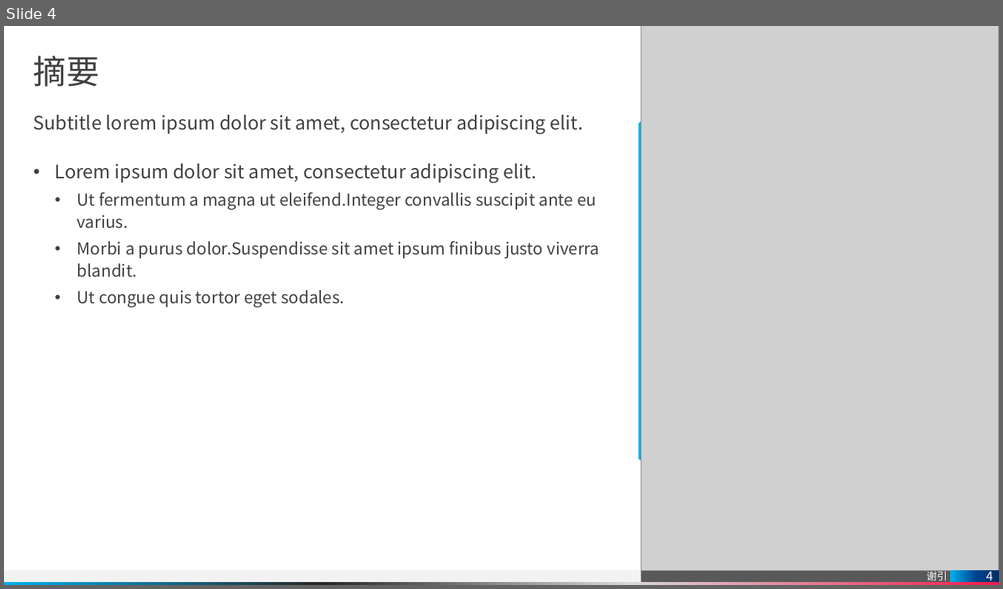
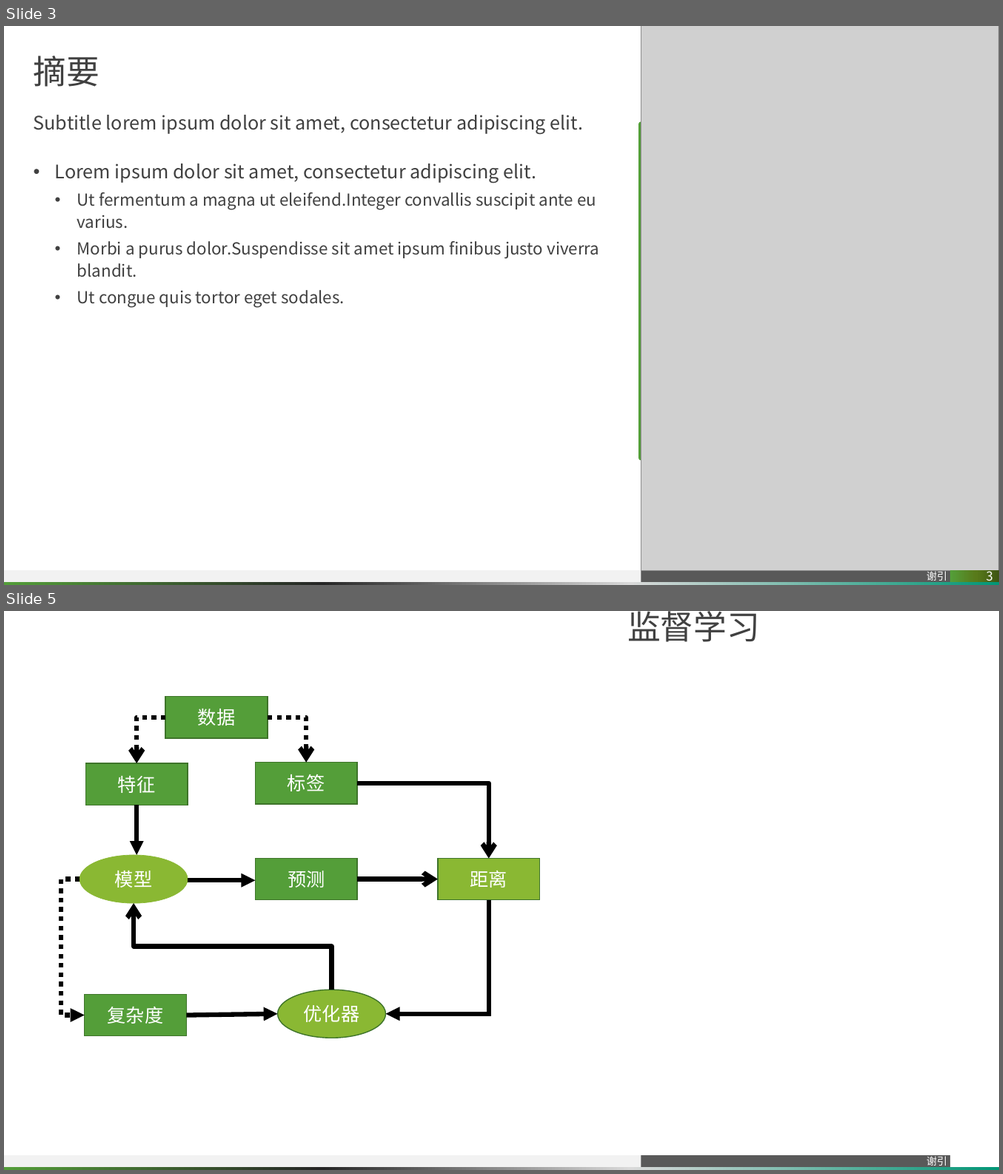
Before and after one commit to pitybea/l2r, a slide deck: rank.pptx. Shown one above the other, each under a label of ours: slide 4 before the commit, slides 3 and 5 after it; the slides between them are not shown. The pictures are 1003x589 and 1003x1174 pixels, drawn with LibreOffice and Linux fonts; fonts in the diff are those of the drawing; grey boxes stand for pictures. Boxes give left, top, right and bottom in pixels: in the first picture for what was removed or moved away, otherwise in the second. Text is boxed around its words. In the diff, an @@ line names an element or a change of style, - is before the commit and + after.

```diff
--- a/rank.pptx
+++ b/rank.pptx
@@ slide 5 added at bbox=[4, 611, 999, 1170], background #FFFFFF; not listed: 3 template elements that a slide beside it also shows @@
@@ title added at bbox=[627, 611, 760, 642], 32 pt, text #404040 @@
+监督学习
@@ rectangle added at bbox=[166, 697, 268, 738], fill #549E39, outline #3E752A 1 pt, 18 pt, text #FFFFFF @@
+数据
@@ elbow arrow added from (166, 718) to (136, 763), #000000 4.5 pt dashed @@
@@ elbow arrow added from (267, 718) to (306, 763), #000000 4.5 pt dashed @@
@@ rectangle added at bbox=[85, 763, 188, 805], fill #549E39, outline #3E752A 1 pt, 18 pt, text #FFFFFF @@
+特征
@@ rectangle added at bbox=[256, 763, 358, 804], fill #549E39, outline #3E752A 1 pt, 18 pt, text #FFFFFF @@
+标签
@@ elbow arrow added from (357, 783) to (489, 859), #000000 4.5 pt @@
@@ elbow arrow added from (136, 805) to (136, 855), #000000 4.5 pt @@
@@ ellipse added at bbox=[79, 855, 188, 903], fill #8AB833, outline #8AB833 0.5 pt, 18 pt, text #FFFFFF @@
+模型
@@ rectangle added at bbox=[256, 859, 358, 900], fill #549E39, outline #3E752A 1 pt, 18 pt, text #FFFFFF @@
+预测
@@ rectangle added at bbox=[438, 859, 540, 900], fill #8AB833, outline #3E752A 1 pt, 18 pt, text #FFFFFF @@
+距离
@@ elbow arrow added from (79, 880) to (85, 1015), #000000 4.5 pt dashed @@
@@ elbow arrow added from (188, 880) to (256, 880), #000000 4.5 pt @@
@@ elbow arrow added from (357, 880) to (438, 880), #000000 4.5 pt @@
@@ elbow arrow added from (332, 990) to (134, 903), #000000 4.5 pt @@
@@ elbow arrow added from (489, 900) to (385, 1014), #000000 4.5 pt @@
@@ rectangle added at bbox=[85, 994, 187, 1037], fill #549E39, outline #3E752A 1 pt, 18 pt, text #FFFFFF @@
+复杂度
@@ ellipse added at bbox=[278, 990, 386, 1039], fill #8AB833, outline #3E752A 1 pt, 18 pt, text #FFFFFF @@
+优化器
@@ arrow added from (186, 1015) to (278, 1014), #000000 4.5 pt @@
@@ what was slide 4 is now slide 3 @@
@@ slide 3 changed as well @@
@@ line (640, 124) - (640, 458): stroke #00B0F0 5 pt to #549E39 5 pt @@
@@ page number at bbox=[950, 571, 999, 582]: fill gradient #003065 to #004490 to #00B0F0 to gradient #3F5612 to #597B1A to #549E39 @@
@@ page number at bbox=[986, 568, 993, 585]: text changed @@
-4
+3
@@ rectangle at bbox=[4, 582, 999, 585]: fill gradient #F2194A to #D9D9D9 to #262626 to #00B0F0 to gradient #029676 to #D9D9D9 to #262626 to #549E39 @@
```
Also in this commit, not shown: 10 other slides changed, 1 other slide added, 1 slide removed.
